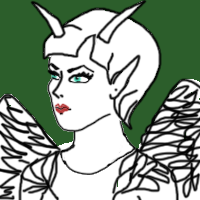
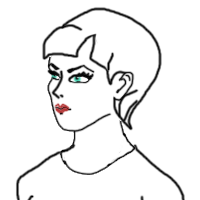
Revision of a layered 200px x 200px image; what changed, layer by layer:
hid "app.ears.big_horns" over [29,0,148,101]
hid "app.ears.big_horns_sub" over [33,1,145,99]
showed "app.ears.middle" over [113,71,135,102]
showed "app.ears.middle_sub" over [114,73,132,99]
hid "app.body.feathered_with_wings" over [0,77,200,200]
hid "app.body.feathered_with_wings_sub" over [0,79,200,200]
showed "app.body.middle" over [15,143,186,200]
showed "app.body.middle_sub" over [18,141,183,200]
hid "Background" over [0,0,200,200]
